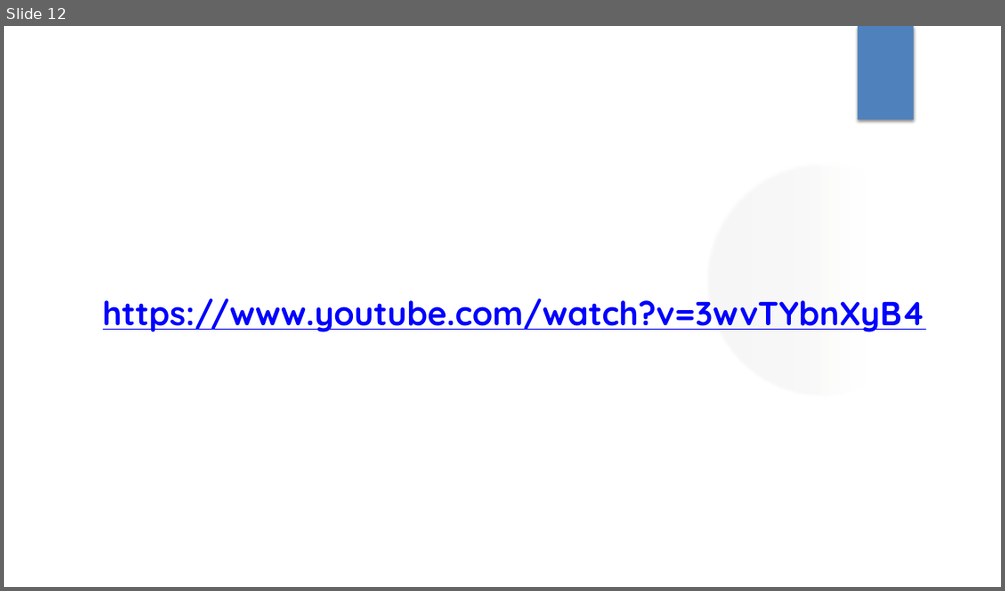
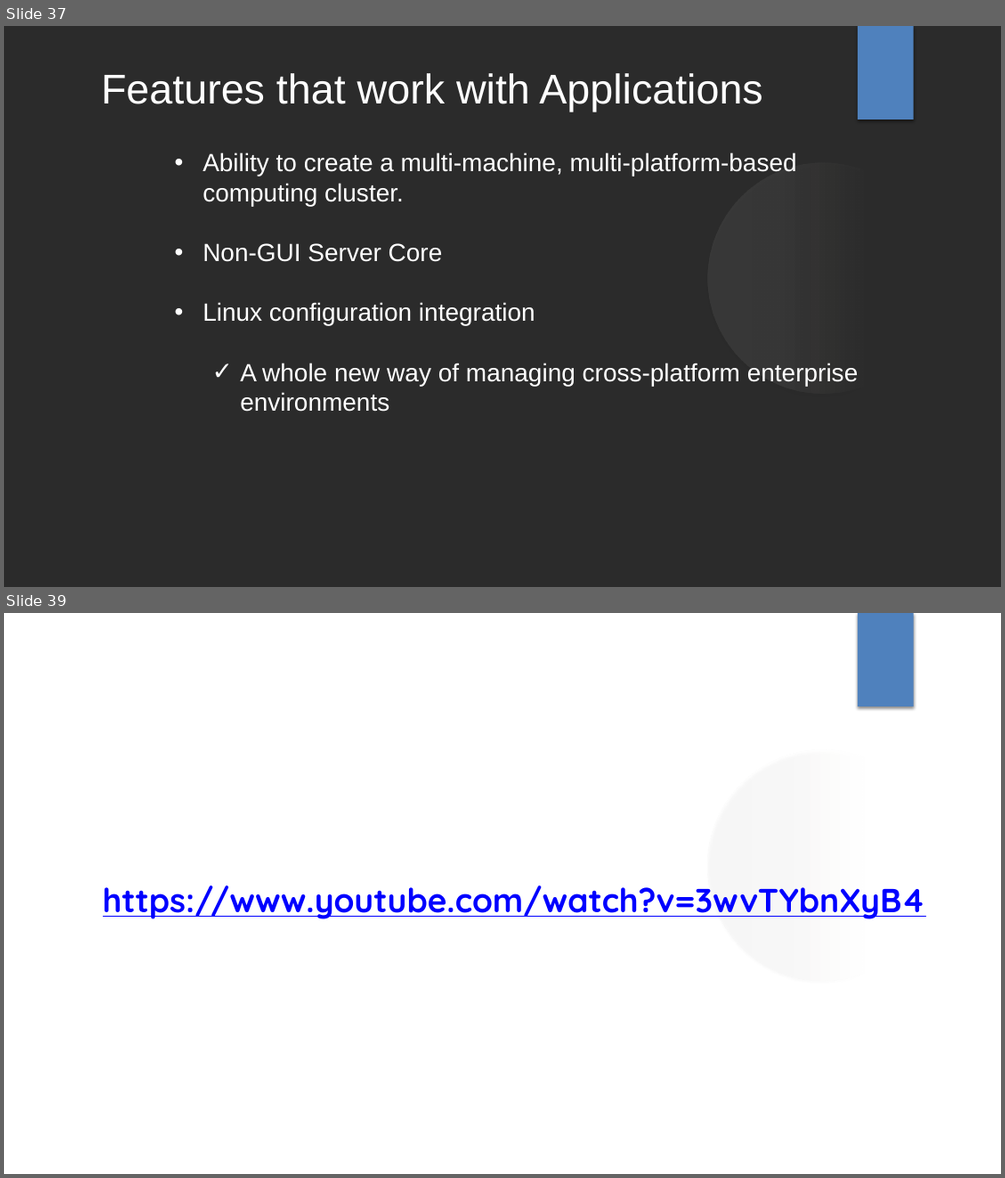
Before and after one commit to knight-coder-llc/net-403-ppt, a slide deck: Windows Server 2019.pptx. Shown one above the other, each under a label of ours: slide 12 before the commit, slides 37 and 39 after it; the slides between them are not shown. The pictures are 1005x591 and 1005x1178 pixels, drawn with LibreOffice and Linux fonts; fonts in the diff are those of the drawing; background and template pictures are left out; a plain dark background stands for a picture behind light text. Boxes give left, top, right and bottom in pixels: in the first picture for what was removed or moved away, otherwise in the second. Text is boxed around its words. In the diff, an @@ line names an element or a change of style, - is before the commit and + after.

Commit message:
added more slides

```diff
--- a/Windows Server 2019.pptx
+++ b/Windows Server 2019.pptx
@@ slide 37 added at bbox=[4, 26, 1001, 587], background picture (left out); not listed: 2 template elements that a slide beside it also shows @@
@@ text added at bbox=[101, 73, 762, 112], 40 pt, text #FFFFFF @@
+Features that work with Applications
@@ text added at bbox=[202, 152, 858, 411], 24 pt, text #FFFFFF @@
+• Ability to create a multi-machine, multi-platform-based computing cluster.
+• Non-GUI Server Core
+• Linux configuration integration
+  ✓ A whole new way of managing cross-platform enterprise environments
@@ what was slide 12 is now slide 39 @@
```
Also in this commit, not shown: 3 slides changed, 28 other slides added, 1 slide removed.
